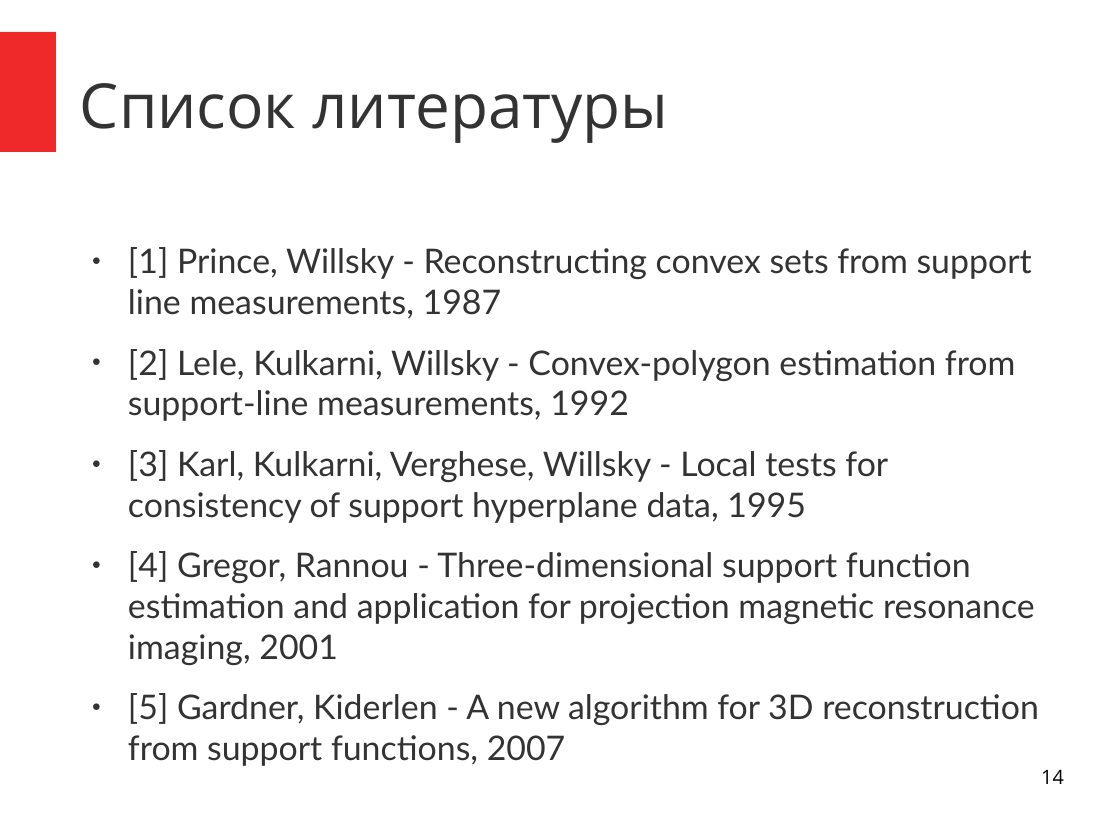
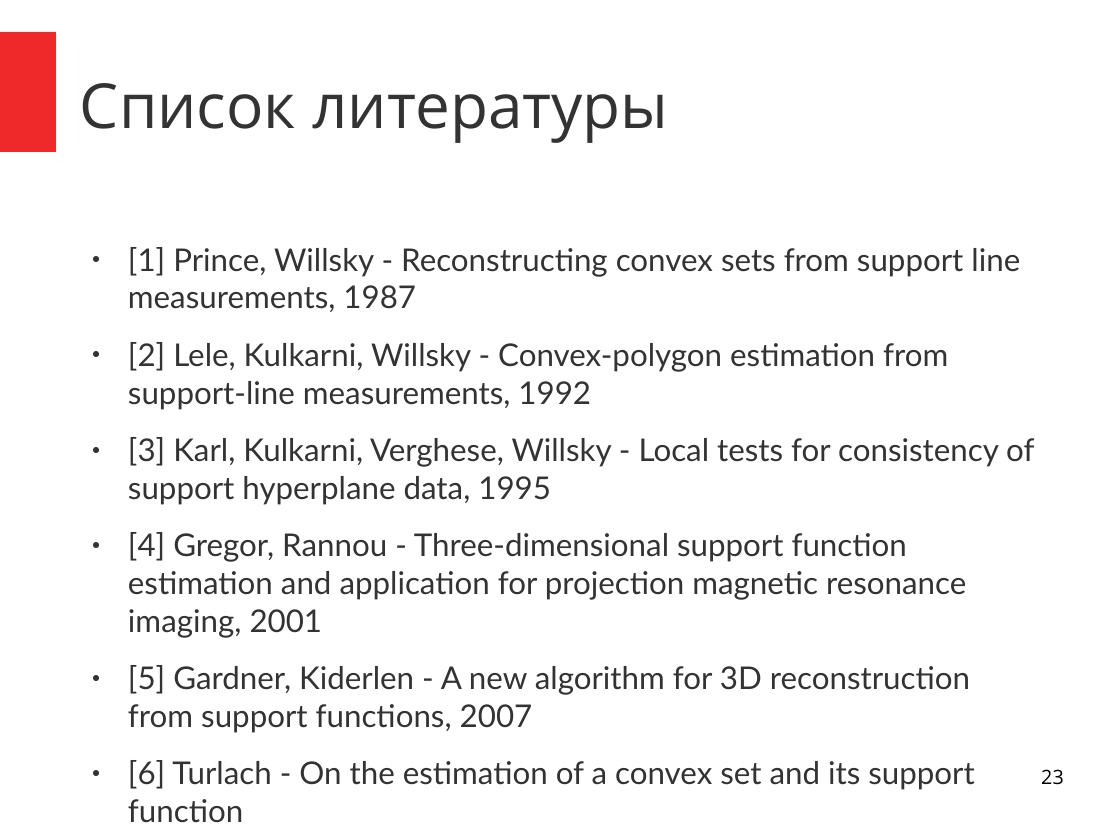
Before and after one commit to ilya-palachev/polyhedra-correction-library, a slide deck: slide 23 of Documentation/i.palachev/Thesis/Presentation-Feb2015/presentation-feb2015.odp (slide 14 before the commit). Drawn at 1120x840 pixels with LibreOffice and Linux fonts; fonts in the diff are those of the drawing. Boxes give left, top, right and bottom in pixels: in the first picture for what was removed or moved away, otherwise in the second. Text is boxed around its words. In the diff, an @@ line names an element or a change of style, - is before the commit and + after.

```diff
--- a/Documentation/i.palachev/Thesis/Presentation-Feb2015/presentation-feb2015.odp
+++ b/Documentation/i.palachev/Thesis/Presentation-Feb2015/presentation-feb2015.odp
@@ text at (x1=128, y1=247, x2=1034, y2=733): size 24 to 22.2 pt in "[1] Prince, Willsky - Reconstructing convex sets ...", "[2] Lele, Kulkarni, Willsky - Convex-polygon estimation ...", "[3] Karl, Kulkarni, Verghese, Willsky - Local ...", "[4] Gregor, Rannou - Three-dimensional support function ..." and 1 more places @@
@@ text at (x1=128, y1=760, x2=974, y2=823): paragraph added @@
+● [6] Turlach - On the estimation of a convex set and its support function
@@ page number at (x1=1041, y1=769, x2=1064, y2=785): text changed @@
-14
+23
```
Also in this commit, not shown: 7 other slides changed, 10 slides added, 1 slide removed.
